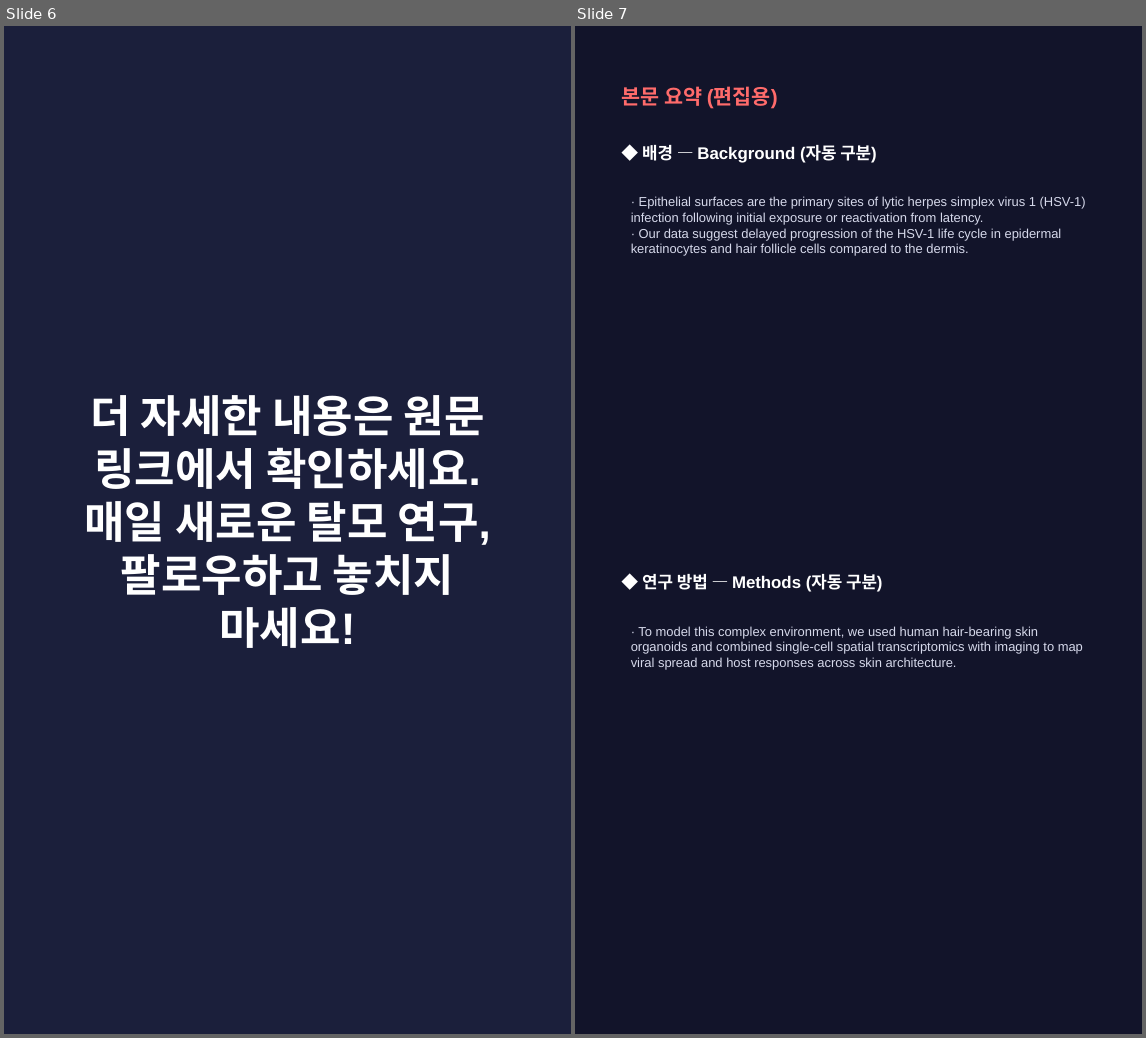
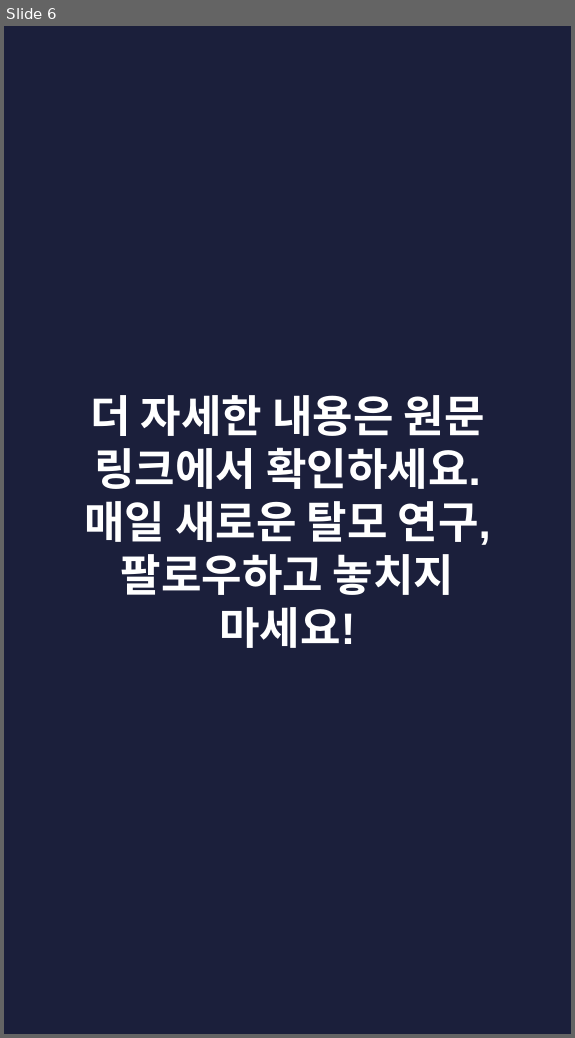
Before and after one commit to hyokang2010-BJ-ANTH/product-builder-test, a slide deck: pwa/data/latest/slides.pptx. Shown side by side, each under a label of ours: slides 6 and 7 before the commit, slide 6 after it. The pictures are 1146x1038 and 575x1038 pixels, drawn with LibreOffice and Linux fonts; fonts in the diff are those of the drawing. Boxes give left, top, right and bottom in pixels: in the first picture for what was removed or moved away, otherwise in the second. Text is boxed around its words. In the diff, an @@ line names an element or a change of style, - is before the commit and + after.

```diff
--- a/pwa/data/latest/slides.pptx
+++ b/pwa/data/latest/slides.pptx
@@ slide 7 removed at (575,26,1142,1034), background #12142A @@
@@ text removed at (621,86,778,109) @@
-본문 요약 (편집용)
@@ text removed at (642,145,876,163) @@
-◆ 배경 — Background (자동 구분)
@@ text removed at (631,196,1086,256) @@
-· Epithelial surfaces are the primary sites of lytic herpes simplex virus 1 (HSV-1) infection following initial exposure or reactivation from latency.
-· Our data suggest delayed progression of the HSV-1 life cycle in epidermal keratinocytes and hair follicle cells compared to the dermis.
@@ text removed at (642,574,882,592) @@
-◆ 연구 방법 — Methods (자동 구분)
@@ text removed at (631,626,1083,670) @@
-· To model this complex environment, we used human hair-bearing skin organoids and combined single-cell spatial transcriptomics with imaging to map viral spread and host responses across skin architecture.
```
Also in this commit, not shown: 2 slides changed, 6 slides added, 4 other slides removed, 26 other files.
